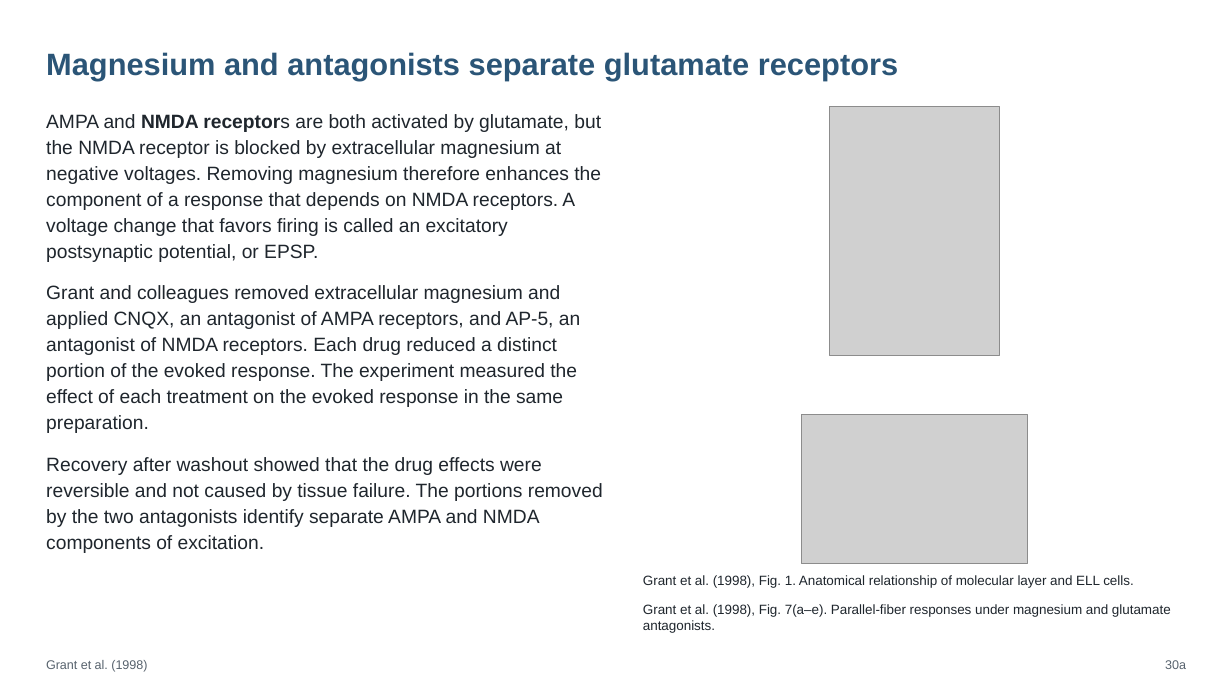
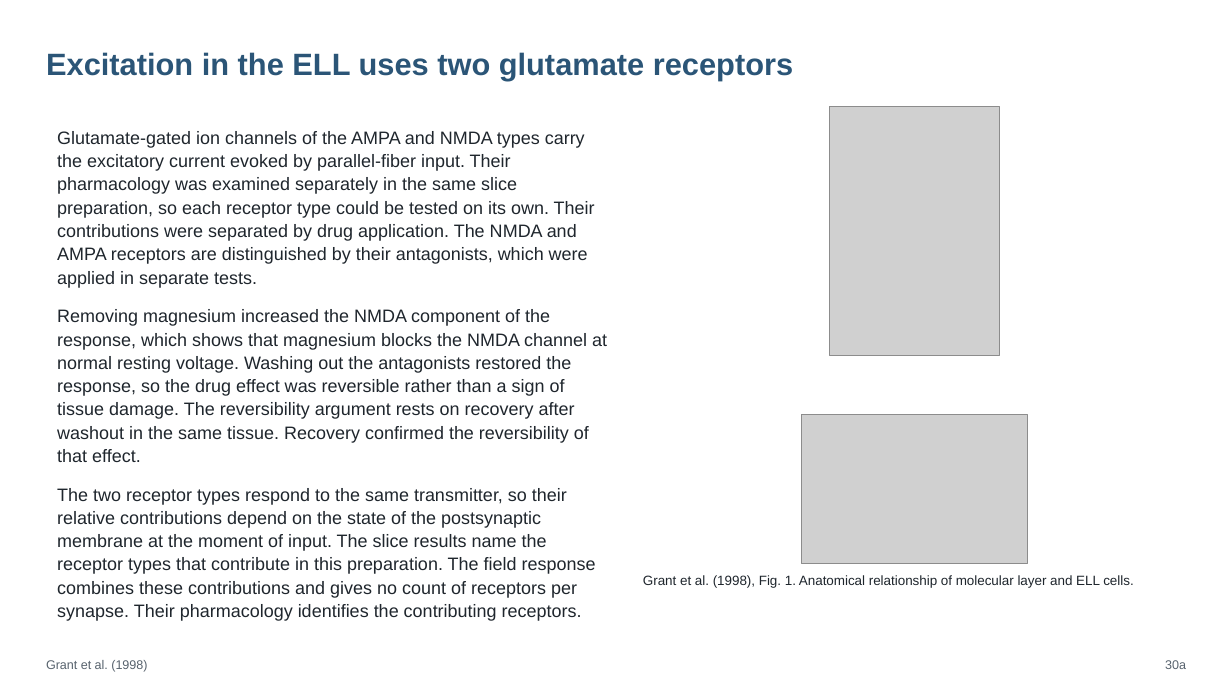
Before and after one commit to jordanxxlopez/NEUROETHOLOGY, a slide deck: slide 40 of scaffolded/Neuroethology_Lecture21_FA2026_SCAFFOLDED.pptx (slide 41 before the commit). Drawn at 1232x693 pixels with LibreOffice and Linux fonts; fonts in the diff are those of the drawing; grey boxes stand for pictures. Boxes give left, top, right and bottom in pixels: in the first picture for what was removed or moved away, otherwise in the second. Text is boxed around its words. In the diff, an @@ line names an element or a change of style, - is before the commit and + after.

```diff
--- a/scaffolded/Neuroethology_Lecture21_FA2026_SCAFFOLDED.pptx
+++ b/scaffolded/Neuroethology_Lecture21_FA2026_SCAFFOLDED.pptx
@@ text at box(46, 52, 793, 81): text changed @@
-Magnesium and antagonists separate glutamate receptors
+Excitation in the ELL uses two glutamate receptors
@@ text at box(57, 131, 607, 621): text changed; size 15 to 14 pt @@
-AMPA and NMDA receptors are both activated by glutamate, but the NMDA receptor is blocked by extracellular magnesium at negative voltages. Removing magnesium therefore enhances the component of a response that depends on NMDA receptors. A voltage change that favors firing is called an excitatory postsynaptic potential, or EPSP.
-Grant and colleagues removed extracellular magnesium and applied CNQX, an antagonist of AMPA receptors, and AP-5, an antagonist of NMDA receptors. Each drug reduced a distinct portion of the evoked response. The experiment measured the effect of each treatment on the evoked response in the same preparation.
-Recovery after washout showed that the drug effects were reversible and not caused by tissue failure. The portions removed by the two antagonists identify separate AMPA and NMDA components of excitation.
+Glutamate-gated ion channels of the AMPA and NMDA types carry the excitatory current evoked by parallel-fiber input. Their pharmacology was examined separately in the same slice preparation, so each receptor type could be tested on its own. Their contributions were separated by drug application. The NMDA and AMPA receptors are distinguished by their antagonists, which were applied in separate tests.
+Removing magnesium increased the NMDA component of the response, which shows that magnesium blocks the NMDA channel at normal resting voltage. Washing out the antagonists restored the response, so the drug effect was reversible rather than a sign of tissue damage. The reversibility argument rests on recovery after washout in the same tissue. Recovery confirmed the reversibility of that effect.
+The two receptor types respond to the same transmitter, so their relative contributions depend on the state of the postsynaptic membrane at the moment of input. The slice results name the receptor types that contribute in this preparation. The field response combines these contributions and gives no count of receptors per synapse. Their pharmacology identifies the contributing receptors.
@@ text removed at box(643, 604, 1171, 633) @@
-Grant et al. (1998), Fig. 7(a–e). Parallel-fiber responses under magnesium and glutamate antagonists.
```
Also in this commit, not shown: 53 other slides changed, 4 slides added, 4 slides removed, 4 other files.
